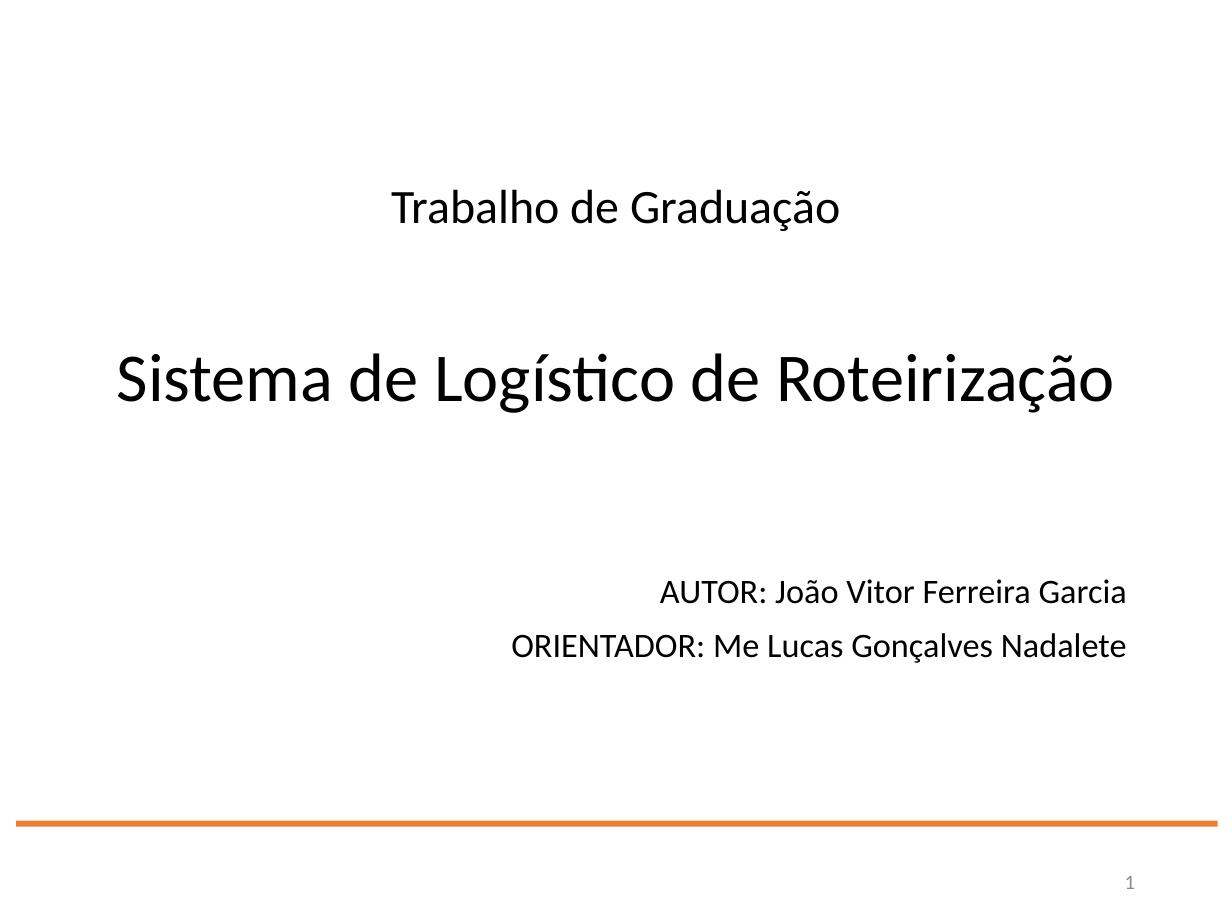
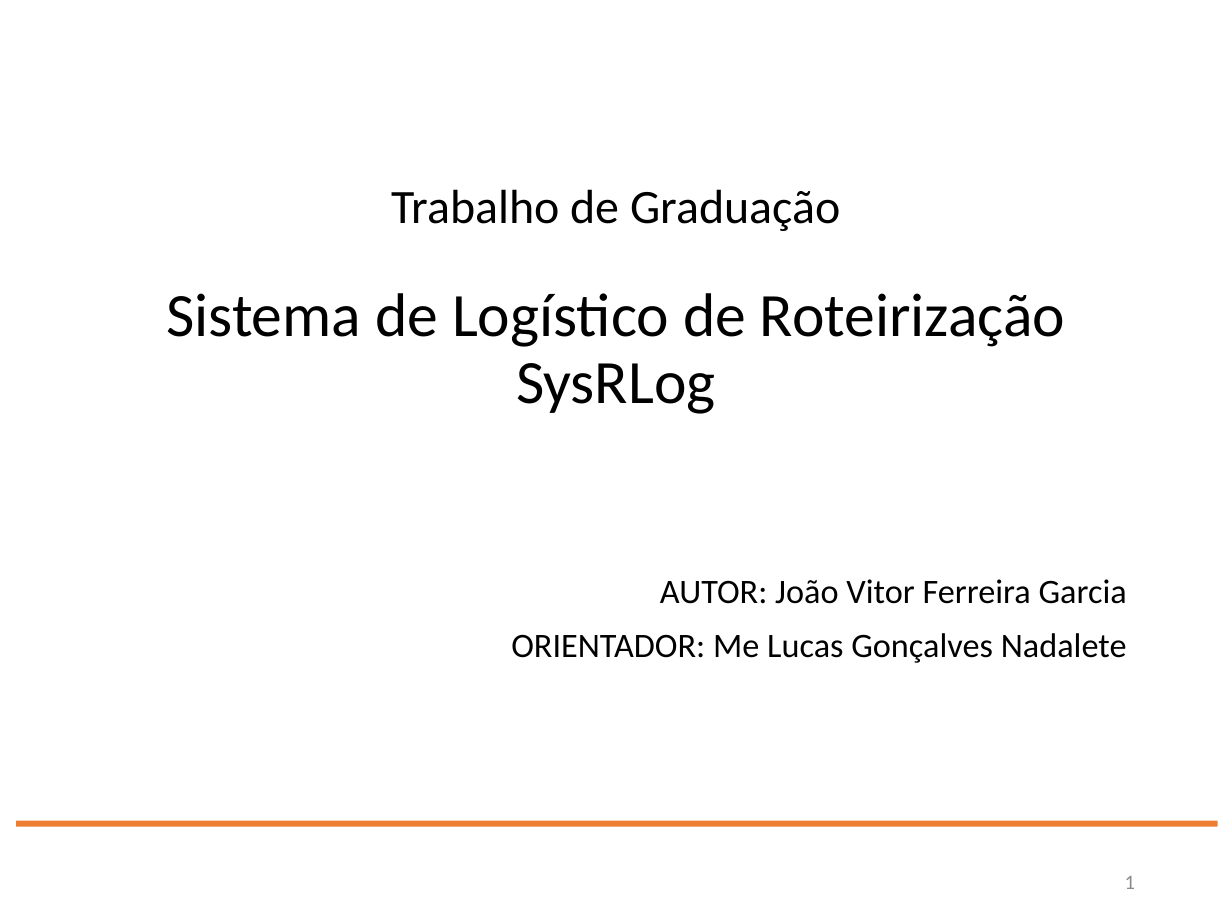
Before and after one commit to JoaoVFG/documentacaoTG, a slide deck: slide 1 of APRESENTAÇÃO JOAO VITOR.pptx. Drawn at 1232x924 pixels with LibreOffice and Linux fonts; fonts in the diff are those of the drawing; background and template pictures are left out. Boxes give left, top, right and bottom in pixels: in the first picture for what was removed or moved away, otherwise in the second. Text is boxed around its words. In the diff, an @@ line names an element or a change of style, - is before the commit and + after.

```diff
--- a/APRESENTAÇÃO JOAO VITOR.pptx
+++ b/APRESENTAÇÃO JOAO VITOR.pptx
@@ title at [166,293,1065,414]: text changed; size 40 to 36 pt @@
-Sistema de Logístico de Roteirização
+Sistema de Logístico de Roteirização
+SysRLog
```
Also in this commit, not shown: 9 other slides changed, 12 slides added, 3 slides removed, 1 other file.
